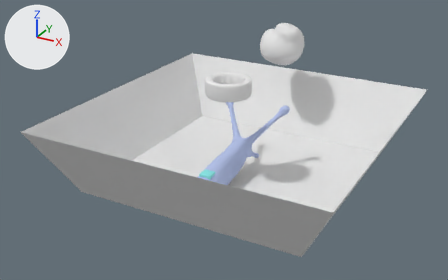
A saved change to the Blender file Snail_Items.blend.
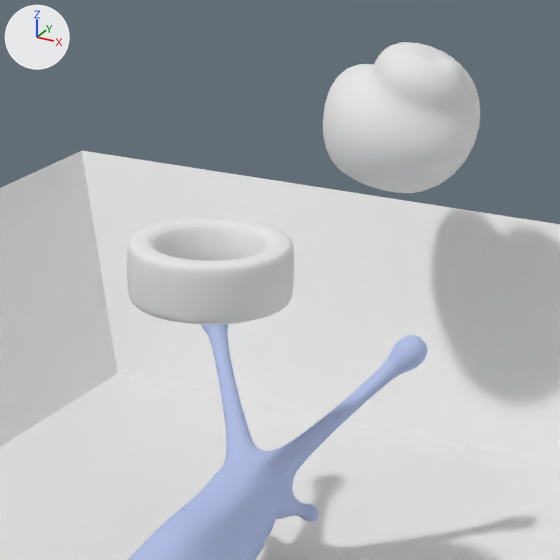
The first picture shows the older version from a 50 mm camera at (22.98, -60.97, 22.19) aimed at (-0.85, -17.64, 0.53). The close-ups show both versions on the part from 38% to 73% of the width and 4% to 60% of the height of that picture. Arrows for +X, +Y and +Z are at upper left; the lights stay in place.

Script lines for the objects in view, before the commit:
```python
me_cube_002 = bpy.data.meshes.new('Cube.002')
me_cube_002.from_pydata(...)  # 199 vertices, 214 faces; spans x -3.3..3.3, y -8.95..3.06, z -1.0..3.94
me_cube_002.polygons.foreach_set('use_smooth', [True] * 214)
me_cube_002.materials.append(mat_snail)  # its picture is missing
me_cylinder = bpy.data.meshes.new('Cylinder')
me_cylinder.from_pydata(...)  # 192 vertices, 180 faces; spans x -1.93..1.93, y -1.93..1.93, z -0.89..0.7
me_cylinder.polygons.foreach_set('use_smooth', [True] * 180)
me_cylinder.materials.append(mat_wheel)  # its picture is missing
me_plane = bpy.data.meshes.new('Plane')
me_plane.from_pydata(...)  # 74 vertices, 80 faces; spans x -2.37..2.37, y -2.69..2.69, z -2.12..2.12
me_plane.polygons.foreach_set('use_smooth', [True] * 80)
me_plane.materials.append(mat_shell)  # its picture is missing
ob_body = bpy.data.objects.new('Body', me_cube_002)
ob_body.location = (0.0, -21.5, -1.0)
ob_body.rotation_euler = (0.0, 0.0, 3.142)  # degrees (0, 0, 180)
_m = ob_body.modifiers.new('Subsurf', 'SUBSURF')
ob_cylinder = bpy.data.objects.new('Cylinder', me_cylinder)
ob_cylinder.location = (0.27, -18.93, 5.94)
_m = ob_cylinder.modifiers.new('Subsurf', 'SUBSURF')
ob_shell = bpy.data.objects.new('Shell', me_plane)
ob_shell.location = (-0.22, -7.12, 6.7)
_m = ob_shell.modifiers.new('Subsurf', 'SUBSURF')
# also in view: 'Plane' at (0.0, -16.0, 0.0)
```
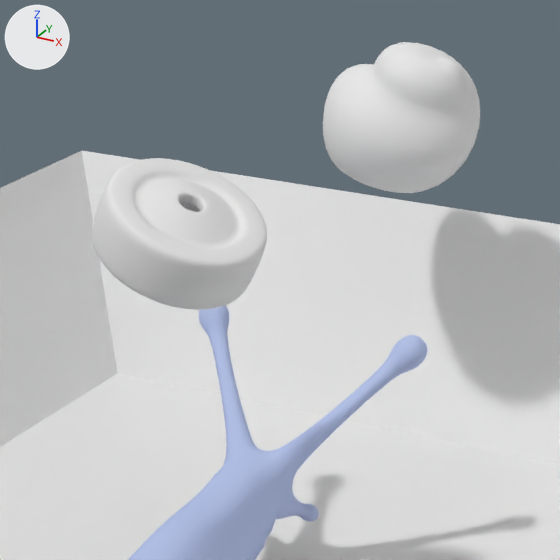
The change, as a diff of the scene's bpy script:
```diff
--- a/Snail_Items.blend.py
+++ b/Snail_Items.blend.py
@@ ob_cylinder @@
 ob_cylinder = bpy.data.objects.new('Cylinder', me_cylinder)
-ob_cylinder.location = (0.27, -18.93, 5.94)
+ob_cylinder.location = (0.0, -19.89, 7.05)
+ob_cylinder.rotation_euler = (-0.139, -2.709, 0.0584)  # degrees (-8, -155, 3.3)
 _m = ob_cylinder.modifiers.new('Subsurf', 'SUBSURF')
```

Changed parts and their boxes [x1, y1, x2, y2] in the close-ups (560 x 560 px):
'Cylinder', moved, turned: before [127, 217, 294, 324]; after [92, 158, 267, 310]
